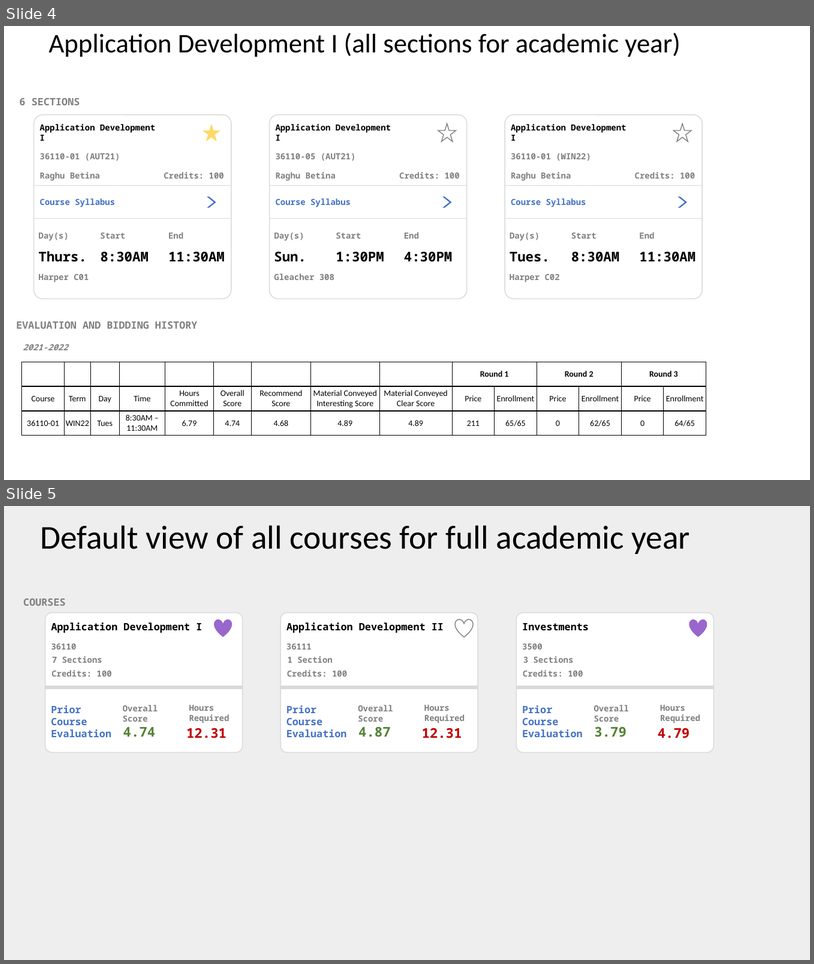
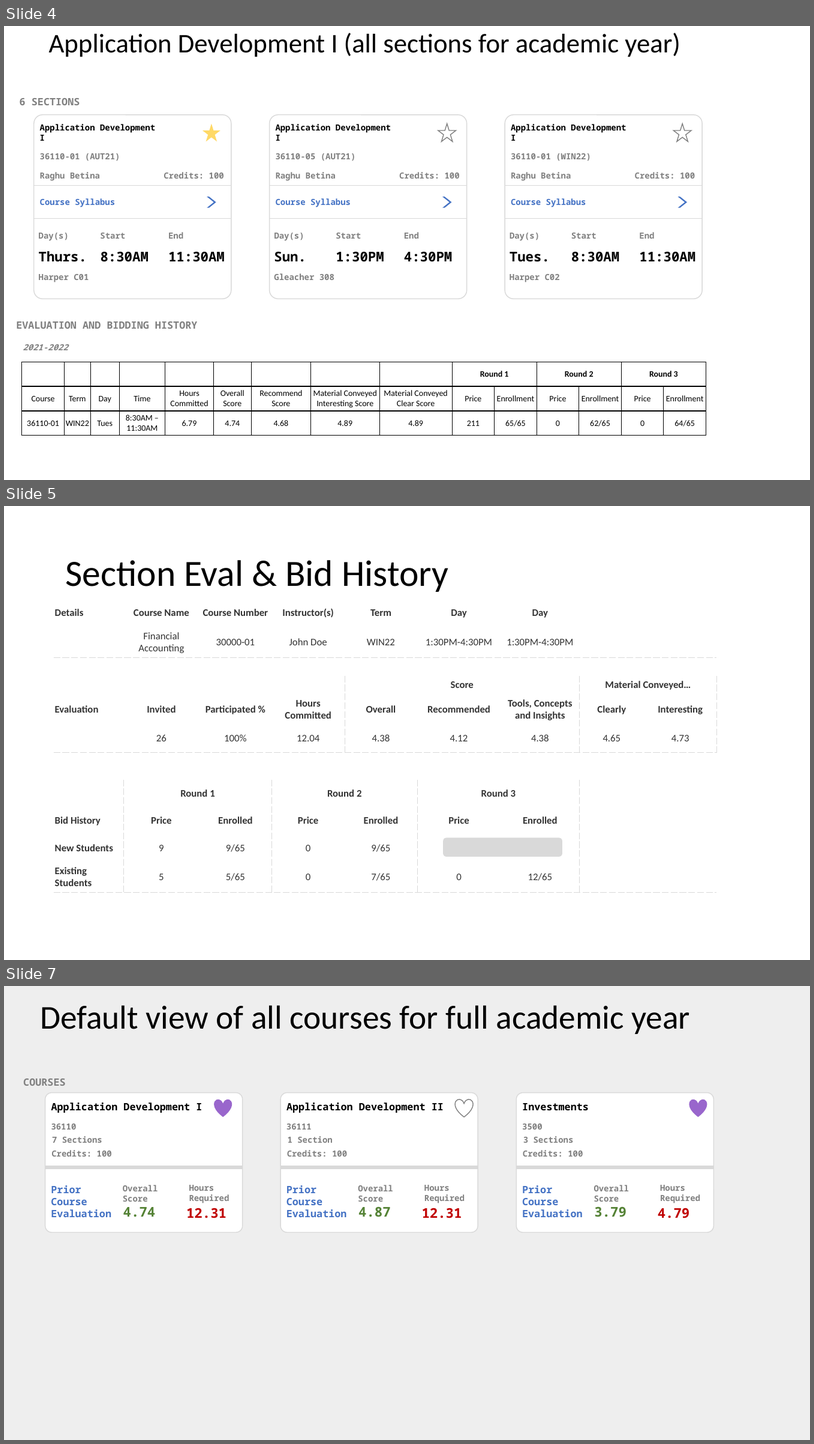
Before and after one commit to RobBoothAppDev21/course_management, a slide deck: files/course_test/course_card_mockup.pptx. Shown one above the other, each under a label of ours: slides 4 and 5 before the commit, slides 4, 5 and 7 after it; the slides between them are not shown. The pictures are 814x964 and 814x1444 pixels, drawn with LibreOffice and Linux fonts; fonts in the diff are those of the drawing. Boxes give left, top, right and bottom in pixels: in the first picture for what was removed or moved away, otherwise in the second. Text is boxed around its words. In the diff, an @@ line names an element or a change of style, - is before the commit and + after.

```diff
--- a/files/course_test/course_card_mockup.pptx
+++ b/files/course_test/course_card_mockup.pptx
@@ slide 5 added at (x1=4, y1=506, x2=810, y2=960), background #FFFFFF @@
@@ title added at (x1=65, y1=560, x2=449, y2=592), 44 pt, text #000000 @@
+Section Eval & Bid History
@@ table added at (x1=54, y1=599, x2=717, y2=891), 11 rows, 9 columns @@
+Details | Course Name | Course Number | Instructor(s) | Term | Day | Day |  | 
+ | Financial Accounting | 30000-01 | John Doe | WIN22 | 1:30PM-4:30PM | 1:30PM-4:30PM |  | 
+ |  |  |  |  |  |  |  | 
+ |  |  |  | Score |  |  | Material Conveyed… | 
+Evaluation | Invited | Participated % | Hours Committed | Overall | Recommended | Tools, Concepts and Insights | Clearly | Interesting
+ | 26 | 100% | 12.04 | 4.38 | 4.12 | 4.38 | 4.65 | 4.73
+ |  |  |  |  |  |  |  | 
+ | Round 1 |  | Round 2 |  | Round 3 |  |  | 
+Bid History | Price | Enrolled | Price | Enrolled | Price | Enrolled |  | 
+New Students | 9 | 9/65 | 0 | 9/65 | - | - |  | 
+Existing Students | 5 | 5/65 | 0 | 7/65 | 0 | 12/65 |  | 
@@ rounded rectangle added at (x1=443, y1=838, x2=563, y2=856), fill #D9D9D9 @@
@@ what was slide 5 is now slide 7 @@
```
Also in this commit, not shown: 1 slide changed, 1 other slide added, 1 other file.
